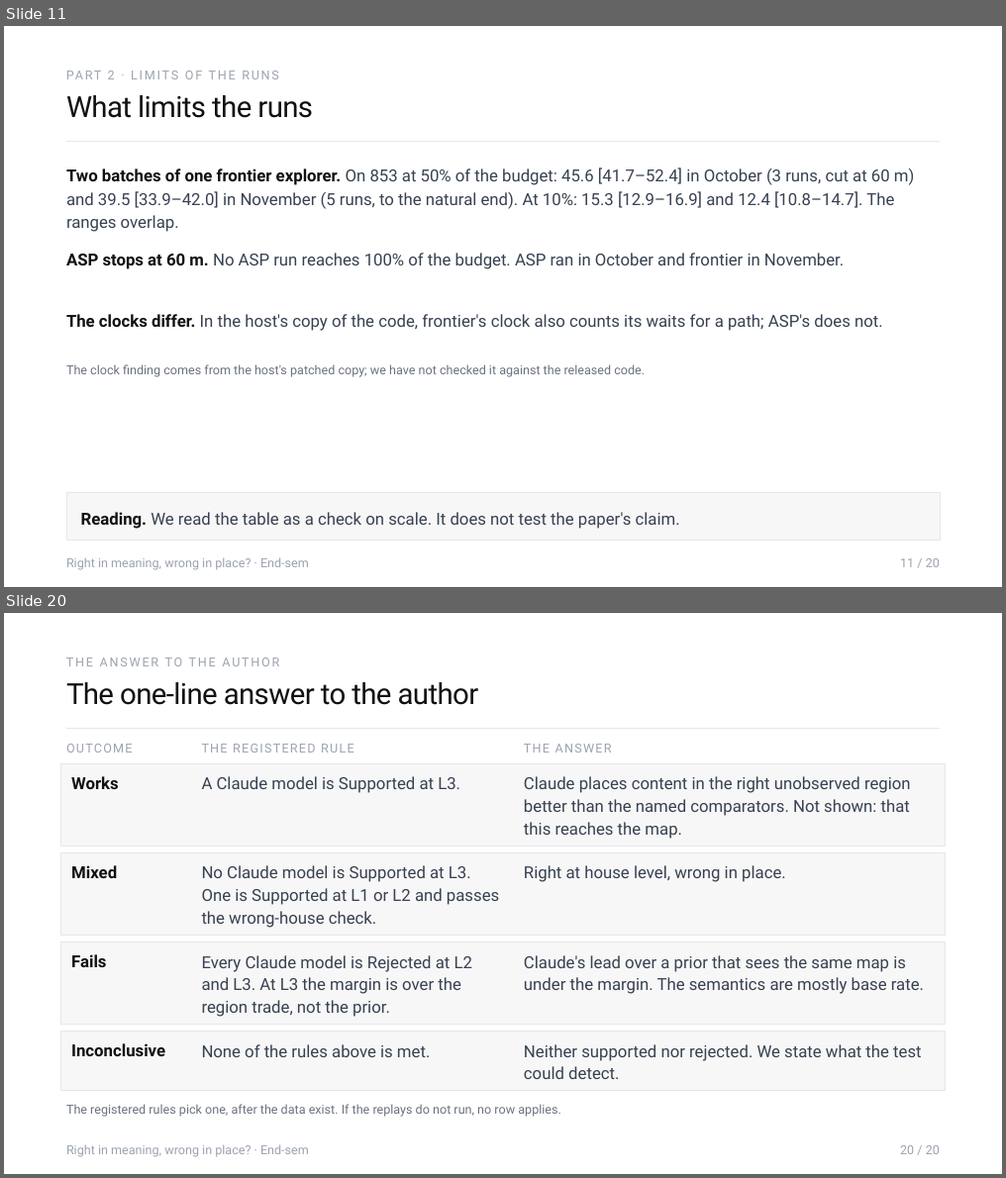
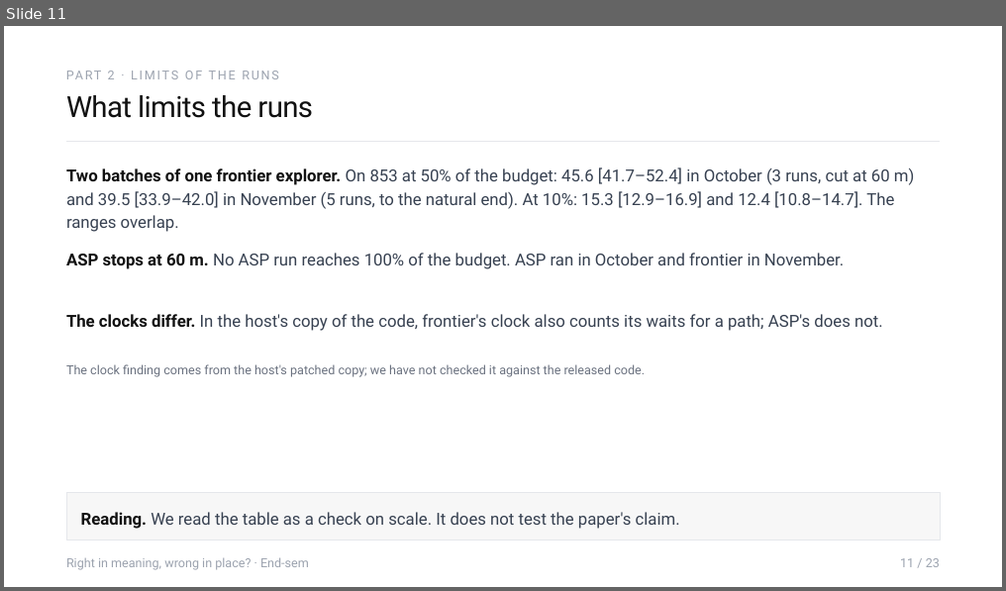
Before and after one commit to Sher110106/validity-aware-active-semantic-exploration, a slide deck: docs/endsem_2026-11/ASP_Endsem.pptx. Shown one above the other, each under a label of ours: slides 11 and 20 before the commit, slide 11 after it; the slides between them are not shown. The pictures are 1006x1178 and 1006x591 pixels, drawn with LibreOffice and Linux fonts; fonts in the diff are those of the drawing. Boxes give left, top, right and bottom in pixels: in the first picture for what was removed or moved away, otherwise in the second. Text is boxed around its words. In the diff, an @@ line names an element or a change of style, - is before the commit and + after.

```diff
--- a/docs/endsem_2026-11/ASP_Endsem.pptx
+++ b/docs/endsem_2026-11/ASP_Endsem.pptx
@@ slide 20 removed at [4, 613, 1002, 1174], background #FFFFFF @@
@@ text removed at [66, 658, 279, 666] @@
-THE ANSWER TO THE AUTHOR
@@ text removed at [66, 682, 479, 705] @@
-The one-line answer to the author
@@ line removed from (66, 728) to (940, 728) @@
@@ text removed at [66, 741, 378, 759] @@
-OUTCOME
@@ text removed at [202, 744, 354, 753] @@
-THE REGISTERED RULE
@@ text removed at [524, 744, 612, 753] @@
-THE ANSWER
@@ rectangle removed at [60, 763, 945, 845] @@
@@ text removed at [71, 776, 119, 789] @@
-Works
@@ text removed at [202, 776, 460, 793] @@
-A Claude model is Supported at L3.
@@ text removed at [524, 776, 911, 839] @@
-Claude places content in the right unobserved region better than the named comparators. Not shown: that this reaches the map.
@@ rectangle removed at [60, 854, 945, 935] @@
@@ text removed at [71, 865, 117, 878] @@
-Mixed
@@ text removed at [202, 865, 499, 928] @@
-No Claude model is Supported at L3. One is Supported at L1 or L2 and passes the wrong-house check.
@@ text removed at [524, 865, 786, 882] @@
-Right at house level, wrong in place.
@@ rectangle removed at [60, 943, 945, 1024] @@
@@ text removed at [71, 955, 106, 967] @@
-Fails
@@ text removed at [202, 956, 472, 1017] @@
-Every Claude model is Rejected at L2 and L3. At L3 the margin is over the region trade, not the prior.
@@ text removed at [524, 956, 924, 994] @@
-Claude's lead over a prior that sees the same map is under the margin. The semantics are mostly base rate.
@@ rectangle removed at [60, 1032, 945, 1090] @@
@@ text removed at [71, 1044, 165, 1057] @@
-Inconclusive
@@ text removed at [202, 1045, 430, 1058] @@
-None of the rules above is met.
@@ text removed at [524, 1045, 922, 1079] @@
-Neither supported nor rejected. We state what the test could detect.
@@ text removed at [66, 1104, 561, 1117] @@
-The registered rules pick one, after the data exist. If the replays do not run, no row applies.
@@ text removed at [66, 1145, 309, 1157] @@
-Right in meaning, wrong in place? · End-sem
@@ text removed at [900, 1146, 940, 1155] @@
-20 / 20
@@ slide 11 changed as well @@
@@ text at [900, 559, 940, 568]: text changed @@
-11 / 20
+11 / 23
```
Also in this commit, not shown: 13 other slides changed, 12 slides added, 6 other slides removed, 7 other files.
